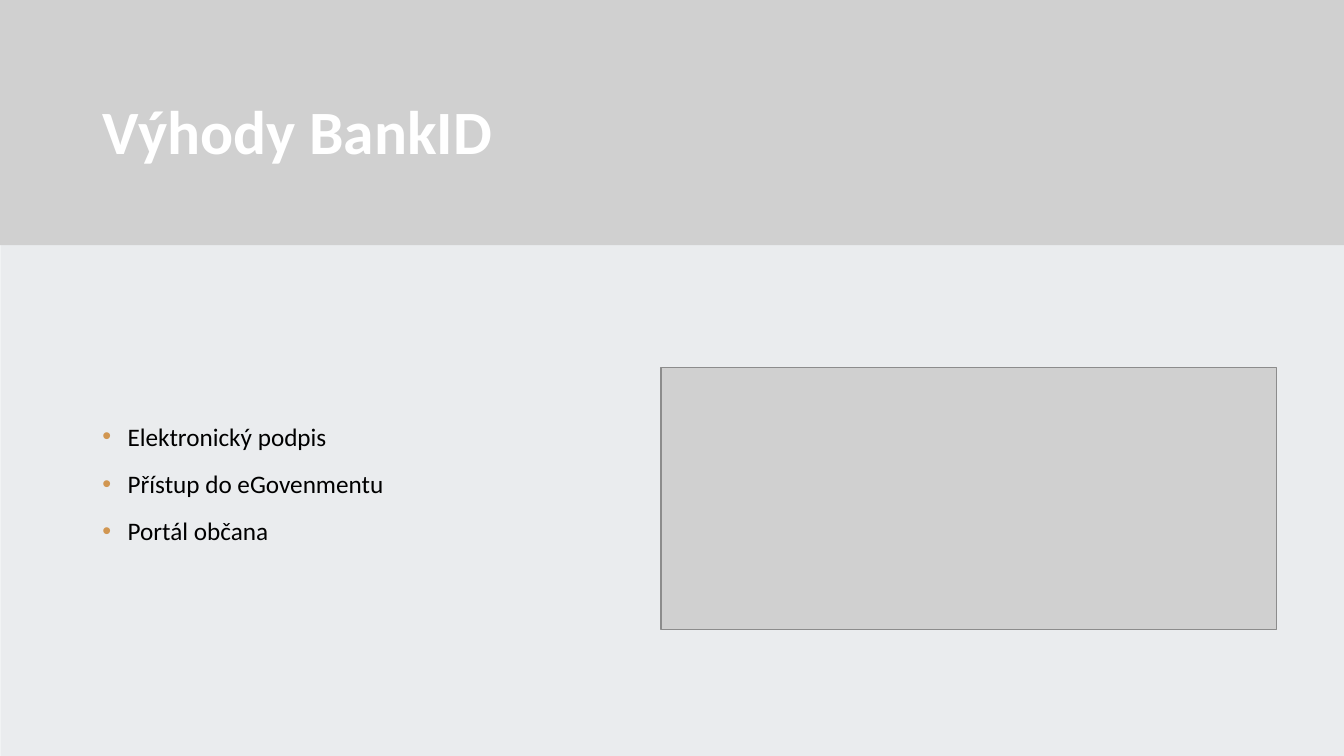
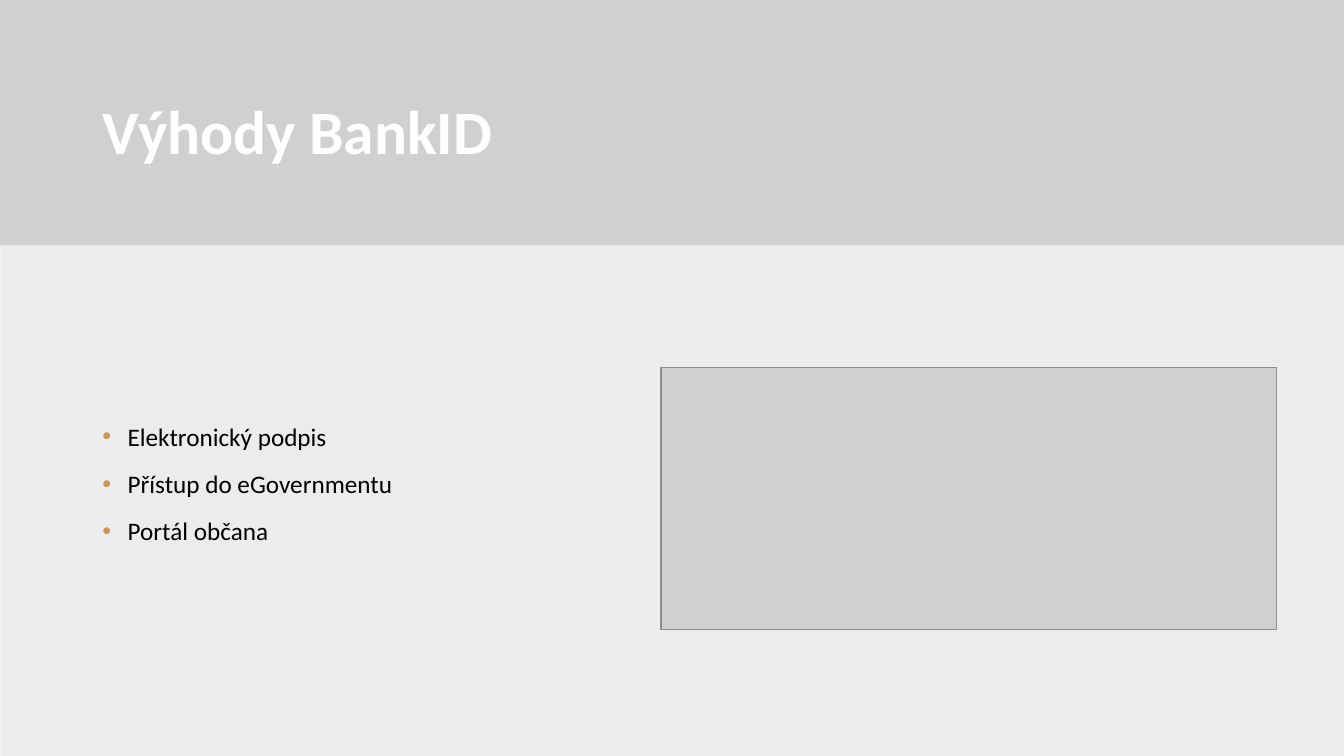
Before and after one commit to 22maixner/prezentace, a slide deck: slide 3 of Maixner.pptx. Drawn at 1344x756 pixels with LibreOffice and Linux fonts; fonts in the diff are those of the drawing; grey boxes stand for pictures; background and template pictures are left out. Boxes give left, top, right and bottom in pixels: in the first picture for what was removed or moved away, otherwise in the second. Text is boxed around its words. In the diff, an @@ line names an element or a change of style, - is before the commit and + after.

```diff
--- a/Maixner.pptx
+++ b/Maixner.pptx
@@ text at (128, 475, 392, 497): text changed @@
-• Přístup do eGovenmentu
+• Přístup do eGovernmentu
```
Also in this commit, not shown: 2 other slides changed, 2 slides added, 2 slides removed.
